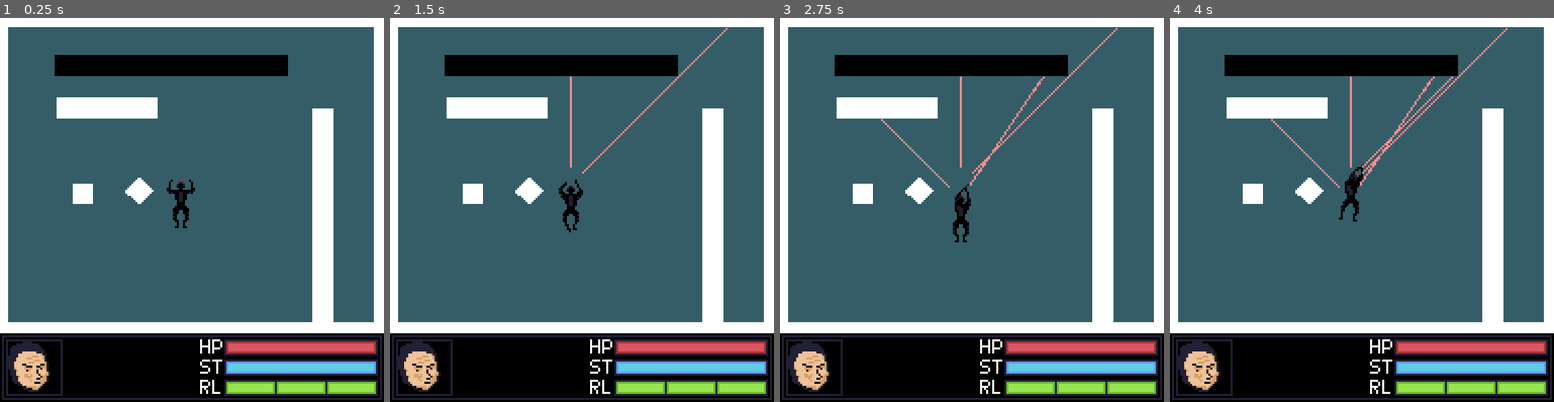
Above: before the commit, frames 1-4 (left to right).
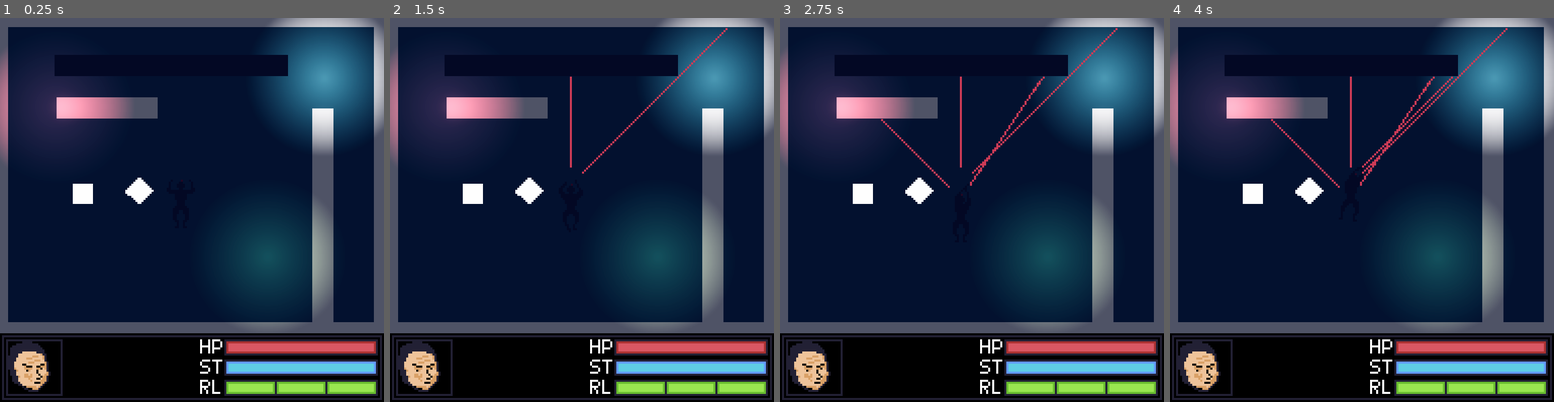
Above: after the commit, the same moments.

Repository: haraldthorsson/Stealth-Game-Godot
Game: Godot game, scene res://Main.tscn
The game is run twice, just before and just after one commit, with the same random seed, the same clock (stepped at 60 frames per second) and the same inputs.
Inputs (mouse positions are in pixels of both pictures, inside the frame that each line leads up to):
- Up to frame 1 (0.25 s): no input
- Up to frame 2 (1.5 s): tap Enter at 0.5 s; move the mouse to (666, 190) at 0.52 s; hold D (Right) 0.53-1.28 s; hold Right mouse button (Aim) 0.53-1.28 s; tap Space at 1.25 s; move the mouse to (505, 229) at 1.27 s; hold S (Backward) from 1.28 s (still down); tap Shift (Shift) at 1.35 s
- Up to frame 3 (2.75 s): move the mouse to (1010, 125) at 2.02 s; release S (Backward) at 2.03 s; hold D (Right) from 2.03 s (still down); hold Right mouse button (Aim) from 2.03 s (still down)
- Up to frame 4 (4 s): tap Enter at 2.75 s; move the mouse to (1342, 286) at 2.77 s; release D (Right) at 2.78 s; release Right mouse button (Aim) at 2.78 s; hold W (Forward) 2.78-3.53 s; tap Shift (Shift) at 2.85 s; move the mouse to (1477, 267) at 3.52 s; hold A (Left) from 3.53 s (still down); hold Right mouse button (Aim) from 3.53 s (still down)

The runs differ from the first frame. In frame 1, 80% of the frame differs, in the area x 0-100%, y 0-83%; in frame 2, 80%; in frame 3, 80%; in frame 4, 80%.

Commit message:
lightsTest

Diff:
--- a/Main.tscn
+++ b/Main.tscn
@@ -1,12 +1,30 @@
-[gd_scene load_steps=7 format=3 uid="uid://3ouviaknax55"]
+[gd_scene load_steps=11 format=3 uid="uid://3ouviaknax55"]
 
 [ext_resource type="PackedScene" uid="uid://bje36scdtl5go" path="res://player.tscn" id="1_75ld5"]
 [ext_resource type="PackedScene" uid="uid://cqrjje2v8wjoa" path="res://testMap.tscn" id="2_v3ke0"]
 [ext_resource type="PackedScene" uid="uid://dbv3677i20gt7" path="res://HUD.tscn" id="3_knnf8"]
 [ext_resource type="Script" path="res://CanvasLayer.gd" id="4_albpr"]
 
+[sub_resource type="Curve" id="Curve_unbpu"]
+_data = [Vector2(0, 0.010989), 0.0, 0.989011, 0, 1, Vector2(1, 1), 0.989011, 0.0, 1, 0]
+point_count = 2
+
+[sub_resource type="Curve" id="Curve_4utdp"]
+_data = [Vector2(0, 0.032967), 0.0, 0.967033, 0, 1, Vector2(1, 1), 0.967033, 0.0, 1, 0]
+point_count = 2
+
+[sub_resource type="Curve" id="Curve_m1cqe"]
+_data = [Vector2(0, 0.142857), 0.0, 0.857143, 0, 1, Vector2(1, 1), 0.857143, 0.0, 1, 0]
+point_count = 2
+
+[sub_resource type="CurveXYZTexture" id="CurveXYZTexture_goo7n"]
+curve_x = SubResource("Curve_unbpu")
+curve_y = SubResource("Curve_4utdp")
+curve_z = SubResource("Curve_m1cqe")
+
 [sub_resource type="Environment" id="Environment_6lhwi"]
 background_mode = 3
+tonemap_mode = 3
 ssr_fade_in = 6.27667e-05
 ssr_fade_out = 10.5561
 ssr_depth_tolerance = 108.01
@@ -18,10 +36,10 @@
 glow_levels/4 = 1.0
 glow_strength = 1.05
 glow_blend_mode = 1
+glow_hdr_threshold = 0.49
 glow_hdr_luminance_cap = 256.0
-adjustment_brightness = 0.66
-adjustment_contrast = 4.2
-adjustment_saturation = 0.01
+adjustment_enabled = true
+adjustment_color_correction = SubResource("CurveXYZTexture_goo7n")
 
 [sub_resource type="ViewportTexture" id="ViewportTexture_rl4e1"]
 viewport_path = NodePath("PixelPerfectLayer/SubViewport")
@@ -43,11 +61,11 @@
 
 [node name="HUD" parent="." instance=ExtResource("3_knnf8")]
 
+[node name="MainCamera" type="Camera2D" parent="."]
+anchor_mode = 0
+
 [node name="WorldEnvironment" type="WorldEnvironment" parent="."]
 environment = SubResource("Environment_6lhwi")
-
-[node name="MainCamera" type="Camera2D" parent="."]
-anchor_mode = 0
 
 [node name="PixelPerfectLayer" type="CanvasLayer" parent="." node_paths=PackedStringArray("main_camera", "pp_camera")]
 script = ExtResource("4_albpr")
--- a/player.tscn
+++ b/player.tscn
@@ -250,7 +250,7 @@
 position = Vector2(30, 0)
 points = PackedVector2Array(32, 0, 200, 0)
 width = 3.5
-default_color = Color(0.996155, 0.550222, 0.560821, 1)
+default_color = Color(0.64, 0.224, 0.224, 1)
 
 [node name="AimRotation" type="Node2D" parent="."]
 position = Vector2(30, 0)
--- a/project.godot
+++ b/project.godot
@@ -12,7 +12,7 @@
 
 config/name="Stealth Shooter"
 run/main_scene="res://Main.tscn"
-config/features=PackedStringArray("4.2", "Forward Plus")
+config/features=PackedStringArray("4.3", "Forward Plus")
 config/icon="res://icon.svg"
 
 [display]
@@ -25,22 +25,22 @@
 
 Forward={
 "deadzone": 0.5,
-"events": [Object(InputEventKey,"resource_local_to_scene":fa …(172 unchanged characters)… eycode":87,"key_label":0,"unicode":119,"echo":false,"script":null)
+"events": [Object(InputEventKey,"resource_local_to_scene":fa …(172 unchanged characters)… eycode":87,"key_label":0,"unicode":119,"location":0,"echo":false,"script":null)
 ]
 }
 Backward={
 "deadzone": 0.5,
-"events": [Object(InputEventKey,"resource_local_to_scene":fa …(172 unchanged characters)… eycode":83,"key_label":0,"unicode":115,"echo":false,"script":null)
+"events": [Object(InputEventKey,"resource_local_to_scene":fa …(172 unchanged characters)… eycode":83,"key_label":0,"unicode":115,"location":0,"echo":false,"script":null)
 ]
 }
 Left={
 "deadzone": 0.5,
-"events": [Object(InputEventKey,"resource_local_to_scene":fa …(171 unchanged characters)… keycode":65,"key_label":0,"unicode":97,"echo":false,"script":null)
+"events": [Object(InputEventKey,"resource_local_to_scene":fa …(171 unchanged characters)… keycode":65,"key_label":0,"unicode":97,"location":0,"echo":false,"script":null)
 ]
 }
 Right={
 "deadzone": 0.5,
-"events": [Object(InputEventKey,"resource_local_to_scene":fa …(172 unchanged characters)… eycode":68,"key_label":0,"unicode":100,"echo":false,"script":null)
+"events": [Object(InputEventKey,"resource_local_to_scene":fa …(172 unchanged characters)… eycode":68,"key_label":0,"unicode":100,"location":0,"echo":false,"script":null)
 ]
 }
 Aim={
@@ -55,6 +55,6 @@
 }
 Shift={
 "deadzone": 0.5,
-"events": [Object(InputEventKey,"resource_local_to_scene":fa …(175 unchanged characters)… ode":4194325,"key_label":0,"unicode":0,"echo":false,"script":null)
+"events": [Object(InputEventKey,"resource_local_to_scene":fa …(175 unchanged characters)… ode":4194325,"key_label":0,"unicode":0,"location":0,"echo":false,"script":null)
 ]
 }
--- a/testMap.tscn
+++ b/testMap.tscn
@@ -1,7 +1,16 @@
-[gd_scene load_steps=2 format=3 uid="uid://cqrjje2v8wjoa"]
+[gd_scene load_steps=4 format=3 uid="uid://cqrjje2v8wjoa"]
 
 [sub_resource type="RectangleShape2D" id="RectangleShape2D_7rppu"]
 size = Vector2(462, 42)
+
+[sub_resource type="Gradient" id="Gradient_c4452"]
+offsets = PackedFloat32Array(0, 0.720779)
+colors = PackedColorArray(1, 1, 1, 1, 0, 0, 0, 1)
+
+[sub_resource type="GradientTexture2D" id="GradientTexture2D_v338r"]
+gradient = SubResource("Gradient_c4452")
+fill = 1
+fill_from = Vector2(0.5, 0.5)
 
 [node name="Node2D" type="Node2D"]
 z_index = 2
@@ -94,3 +103,25 @@
 [node name="CollisionShape2D" type="CollisionShape2D" parent="StaticBody2D7"]
 position = Vector2(231, 21)
 shape = SubResource("RectangleShape2D_7rppu")
+
+[node name="DirectionalLight2D" type="DirectionalLight2D" parent="."]
+position = Vector2(339, 94)
+energy = 0.71
+blend_mode = 1
+
+[node name="PointLight2D" type="PointLight2D" parent="DirectionalLight2D"]
+position = Vector2(303, 25)
+scale = Vector2(4.88281, 4.83594)
+texture = SubResource("GradientTexture2D_v338r")
+
+[node name="PointLight2D2" type="PointLight2D" parent="DirectionalLight2D"]
+position = Vector2(-228, 82)
+scale = Vector2(4.88281, 4.83594)
+color = Color(0.809063, 0.218741, 0.310036, 1)
+texture = SubResource("GradientTexture2D_v338r")
+
+[node name="PointLight2D3" type="PointLight2D" parent="DirectionalLight2D"]
+position = Vector2(191, 379)
+scale = Vector2(4.88281, 4.83594)
+color = Color(0.432291, 0.507601, 0.362074, 1)
+texture = SubResource("GradientTexture2D_v338r")
